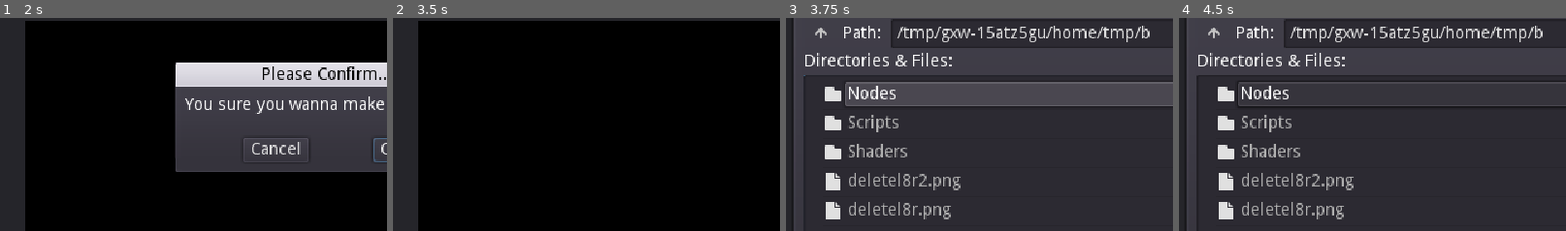
Above: before the commit, frames 1-4 (left to right).
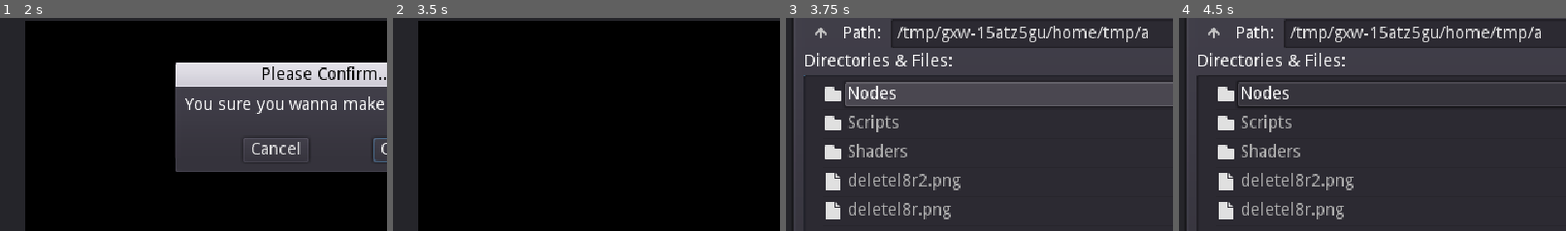
Above: after the commit, the same moments.

Repository: XBenichi/Distortinator
Game: Godot game, scene res://Main.tscn
Two runs of this game, one before a commit and one after it. Both use one fixed random seed, a clock stepped at 60 frames per second and the inputs below.
Inputs (mouse positions are % of the whole screen's width and height, from its top left):
- Up to frame 1 (2 s): click "New BG" at 0.5 s; click "New BG" at 1.25 s
- Up to frame 2 (3.5 s): click "New Layer" at 2 s; click "New Layer" at 2.75 s
- Up to frame 3 (3.75 s): click "Open" at 3.5 s
- Up to frame 4 (4.5 s): click (26, 69) at 4.27 s; type "12" at 4.35 s
The pictures show only the part of the screen within x 0-50%, y 9-59%; the shares and areas given below are measured in that part.

Frames 1-2 are identical in both runs. In frame 3, less than 0.1% of the frame differs, in the area x 91-94%, y 3-10%; in frame 4, less than 0.1%.

Commit message:
Add files via upload

Diff:
--- a/Nodes/bg.tscn
+++ b/Nodes/bg.tscn
@@ -10,11 +10,12 @@
 shader_param/frequency = Vector2( 0, 0 )
 shader_param/scale = 0.0
 shader_param/move = Vector2( 0, 0 )
-shader_param/ping_pong = null
+shader_param/ping_pong = false
 shader_param/palette_shifting_speed = 0.0
-shader_param/palette_shifting = null
+shader_param/palette_shifting = false
 shader_param/interleaved = 0
 shader_param/screen_height = 180.0
+shader_param/screen_width = 320.0
 
 [node name="TextureRect" type="TextureRect"]
 material = SubResource( 1 )
--- /dev/null
+++ b/Shaders/TextureRect.gdshader
@@ -0,0 +1,70 @@
+/**
+ * This shader creates fisheye or barrel distortion by sliding values in the
+ * desired direction. It aims to have a minimal amount of pixelation, and was
+ * originally conceived of to procedurally generate cartoon planets and bodies
+ * from easily generatable flat textures.
+ *
+ * Thanks to user Dan (6145) on Stack Overflow for providing the math. I also
+ * stole some code from here for the texture placement:
+ * https://gist.github.com/quiglemj/971f4cec1b128c58b4864c5200bfc579
+ * This shader differs from the above gist in that it does not stretch the
+ * center towards the edges, but rather crushes the edges in towards the
+ * center, and thus eliminates pixelation entirely while achieving a near
+ * identical effect.
+ *
+ * See the final result in the edited part of my SO question:
+ * https://computergraphics.stackexchange.com/questions/9434/shader-or-formula-that-distorts-inward
+ *
+ * License: CC0
+ * https://creativecommons.org/publicdomain/zero/1.0/
+ */
+
+shader_type canvas_item;
+
+// Inspector params:
+uniform float effect = -1.1; // -1.0 is BARREL, 0.1 is PINCUSHION. For planets, ideally -1.1 to -4.
+uniform float effect_scale = 1.1; // Play with this to slightly vary the results.
+uniform bool dynamic_crop = false; // Guesses the crop amount with an admittedly badly inaccurate formula.
+uniform bool manual_crop = false; // Cut out the junk outside the sphere.
+uniform float manual_amount = 0.95; // Higher value = more crop.
+
+vec2 distort(vec2 p) {
+	float d = length(p);
+	float z = sqrt(1.0 + d * d * effect);
+	float r = atan(d, z) / 3.14159;
+	r *= effect_scale;
+	float phi = atan(p.y, p.x);
+	return vec2(r*cos(phi)+.5,r*sin(phi)+.5);
+}
+
+void fragment(){
+	vec2 newuv = UV;
+	newuv.x += TIME * 0.5;
+	vec2 xy = (2.0 * UV);
+	xy.x = xy.x - 1.0;
+	xy.y = xy.y - 1.0;
+
+	// Dynamic crop adjustment. -0.5 is equavalent to 'none'.
+	float d_adjust = -0.5;
+	if (dynamic_crop) {
+		d_adjust = (effect/4.0) * -0.6;
+	}
+
+	// Perform distortion if needed.
+	vec4 tex;
+	float d = length(xy);
+	if (d < 1.0 - d_adjust) {
+		xy = distort(xy);
+		tex = texture(TEXTURE, xy + newuv);
+		COLOR = tex;
+
+	}
+	else {
+		COLOR.a = 0.0;
+	}
+
+	// Apply manual crop.
+	if (manual_crop && d > manual_amount) {
+		COLOR.a = 0.0;
+	}
+}
--- a/Shaders/Video Drug.shader
+++ b/Shaders/Video Drug.shader
@@ -74,6 +74,8 @@
 
 	}
 
+
+
 	if (interleaved.y) {
 		if ( int(UV.x * screen_width) % 2 == 0 ){
 
@@ -85,4 +87,6 @@
 		COLOR = (texture(TEXTURE, vec2(newuv.x, newuv.y + diff_y)));
 	}
 
+
+
 }
--- a/project.godot
+++ b/project.godot
@@ -23,6 +23,30 @@
 window/stretch/mode="viewport"
 window/stretch/aspect="keep"
 
+[importer_defaults]
+
+texture={
+"compress/bptc_ldr": 0,
+"compress/hdr_mode": 0,
+"compress/lossy_quality": 0.7,
+"compress/mode": 0,
+"compress/normal_map": 0,
+"detect_3d": false,
+"flags/anisotropic": false,
+"flags/filter": false,
+"flags/mipmaps": false,
+"flags/repeat": 0,
+"flags/srgb": 2,
+"process/HDR_as_SRGB": false,
+"process/fix_alpha_border": true,
+"process/invert_color": false,
+"process/normal_map_invert_y": false,
+"process/premult_alpha": false,
+"size_limit": 0,
+"stream": false,
+"svg/scale": 1.0
+}
+
 [physics]
 
 common/enable_pause_aware_picking=true
Not shown, changed: export_presets.cfg
